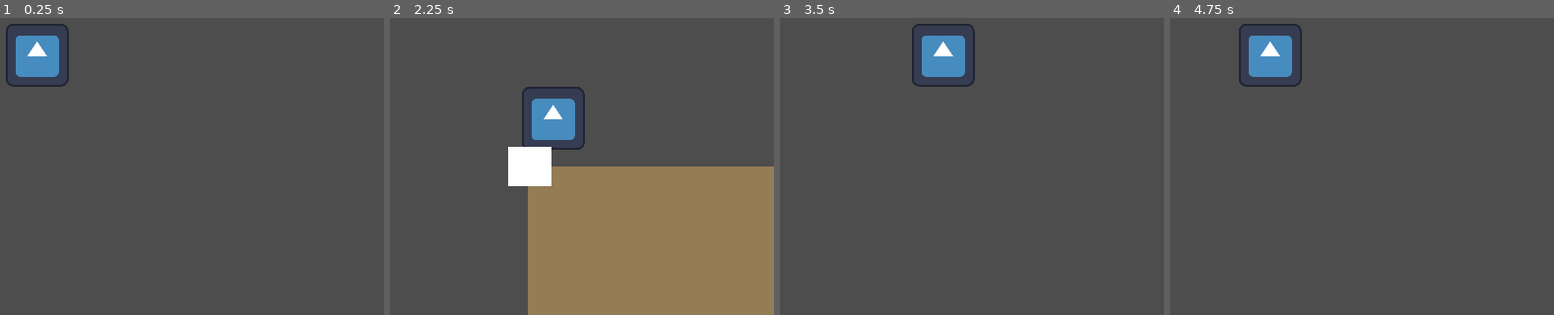
Above: before the commit, frames 1-4 (left to right).
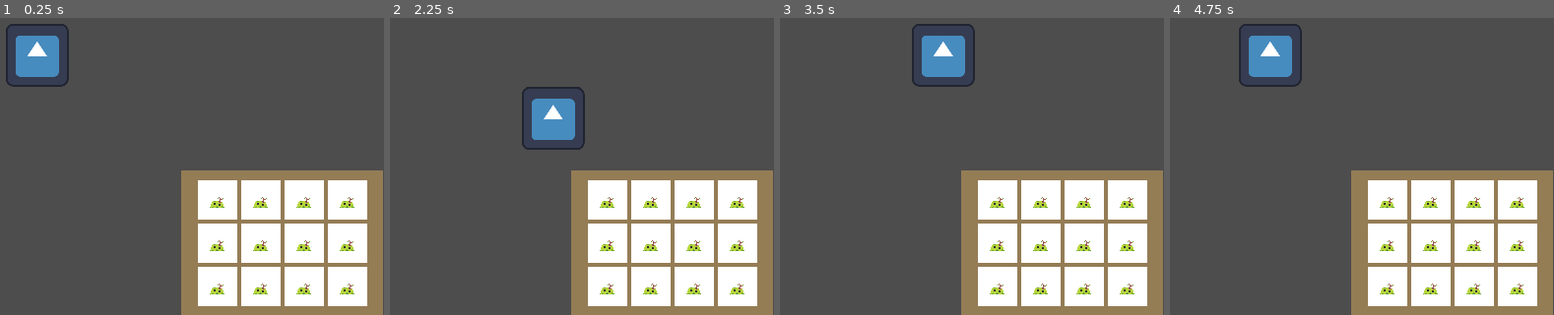
Above: after the commit, the same moments.

Repository: ZealStudio/HeroPath
Game: Godot game, scene res://Scenes/main.tscn
Same seed, same stepped clock (60 frames per second), same inputs: the game is played once before the commit and once after it. The engine's default icon, where the game draws it, is replaced by a stand-in: a white triangle on a blue panel in a dark square.
Inputs:
- Up to frame 1 (0.25 s): no input
- Up to frame 2 (2.25 s): tap Enter at 0.5, 2 s; hold Right (right) 0.53-1.28 s; hold I (i) 0.53-1.28 s; tap Space at 1.25 s; hold Down (down) 1.28-2.03 s; tap I (i) at 1.35 s; hold Right (right) from 2.03 s (still down); hold I (i) from 2.03 s (still down)
- Up to frame 3 (3.5 s): tap Space at 2.75 s; release Right (right) at 2.78 s; release I (i) at 2.78 s; hold Up (up) from 2.78 s (still down); tap I (i) at 2.85 s
- Up to frame 4 (4.75 s): tap Enter at 3.5 s; release Up (up) at 3.53 s; hold I (i) 3.53-4.28 s; hold Left (left) from 3.53 s (still down); tap Space at 4.25 s; tap I (i) at 4.35 s

The runs differ from the first frame. In frame 1, 26% of the frame differs, in the area x 47-100%, y 51-100%; in frame 2, 24%; in frame 3, 26%; in frame 4, 26%.
Error after the commit: Parse Error: Could not find type "InventoryItem" in the current scope. (res://Code/Inventory/inventory.gd:10)

Commit message:
Added insert items
in the player use inventory_name.insert(item) to insert it into the inventory

Diff:
--- a/Code/Inventory/inventory.gd
+++ b/Code/Inventory/inventory.gd
@@ -2,4 +2,18 @@
 
 class_name Inventory
 
-@export var items: Array[InventoryItem]
+signal update
+
+@export var slots: Array[InventorySlot]
+
+#when you collect item -> use this function to insert it into inventory
+func insert(item: InventoryItem):
+	var item_slots = slots.filter(func(slot): return slot.item == item)
+	if not item_slots.is_empty():
+		item_slots[0].amount += 1
+	else:
+		var empty_slots = slots.filter(func(slot): return slot.item == null)
+		if not empty_slots.is_empty():
+			empty_slots[0].item = item
+			empty_slots[0].amount = 1
+	update.emit()
--- a/Code/Inventory/inventory.tres
+++ b/Code/Inventory/inventory.tres
@@ -1,7 +1,56 @@
-[gd_resource type="Resource" script_class="Inventory" load_steps=2 format=3 uid="uid://db7h2q8j6ilt3"]
+[gd_resource type="Resource" script_class="Inventory" load_steps=15 format=3 uid="uid://db7h2q8j6ilt3"]
 
 [ext_resource type="Script" path="res://Code/Inventory/inventory.gd" id="1_emlqa"]
+[ext_resource type="Script" path="res://Code/Inventory/inventory_slots.gd" id="2_0jcji"]
+
+[sub_resource type="Resource" id="Resource_sxuap"]
+script = ExtResource("2_0jcji")
+amount = 0
+
+[sub_resource type="Resource" id="Resource_yejye"]
+script = ExtResource("2_0jcji")
+amount = 0
+
+[sub_resource type="Resource" id="Resource_gbero"]
+script = ExtResource("2_0jcji")
+amount = 0
+
+[sub_resource type="Resource" id="Resource_l0kje"]
+script = ExtResource("2_0jcji")
+amount = 0
+
+[sub_resource type="Resource" id="Resource_lhjp0"]
+script = ExtResource("2_0jcji")
+amount = 0
+
+[sub_resource type="Resource" id="Resource_sk03x"]
+script = ExtResource("2_0jcji")
+amount = 0
+
+[sub_resource type="Resource" id="Resource_cdhre"]
+script = ExtResource("2_0jcji")
+amount = 0
+
+[sub_resource type="Resource" id="Resource_31hvw"]
+script = ExtResource("2_0jcji")
+amount = 0
+
+[sub_resource type="Resource" id="Resource_7w5ef"]
+script = ExtResource("2_0jcji")
+amount = 0
+
+[sub_resource type="Resource" id="Resource_mnmme"]
+script = ExtResource("2_0jcji")
+amount = 0
+
+[sub_resource type="Resource" id="Resource_f3nul"]
+script = ExtResource("2_0jcji")
+amount = 0
+
+[sub_resource type="Resource" id="Resource_vtooo"]
+script = ExtResource("2_0jcji")
+amount = 0
 
 [resource]
 script = ExtResource("1_emlqa")
-items = Array[Resource("res://Code/Inventory/inventory_items.gd")]([])
+slots = Array[ExtResource("2_0jcji")]([SubResource("Resource_sxuap"), SubResource("Resource_yejye"), SubResource("Resource_gbero"), SubResource("Resource_l0kje"), SubResource("Resource_lhjp0"), SubResource("Resource_sk03x"), SubResource("Resource_cdhre"), SubResource("Resource_31hvw"), SubResource("Resource_7w5ef"), SubResource("Resource_mnmme"), SubResource("Resource_f3nul"), SubResource("Resource_vtooo")])
--- a/Code/Inventory/inventory_UI.gd
+++ b/Code/Inventory/inventory_UI.gd
@@ -1,18 +1,35 @@
 extends Control
 
+@export var grid_container: GridContainer
+
+@onready var inv: Inventory = preload("res://Code/Inventory/inventory.tres")
+@onready var slots: Array = grid_container.get_children()
+
 var bIsOpen: bool = false
-# Called when the node enters the scene tree for the first time.
+
+#for testing insert inventory
+@export var test_item: InventoryItem
 func _ready():
+	#for testing insert inventory
+	inv.insert(test_item)
+	#inv.insert(test_item)
+	inv.connect("update", update_slots)
+	update_slots()
 	close()
 
 
-# Called every frame. 'delta' is the elapsed time since the previous frame.
 func _input(event):
+	#opens inventory
 	if event.is_action_pressed("i"):
 		if bIsOpen:
 			close()
 		else:
 			open()
+
+
+func update_slots():
+	for i in range(min(inv.slots.size(), slots.size())):
+		slots[i].update(inv.slots[i])
 
 
 func open():
--- a/Code/Inventory/inventory_UI.tscn
+++ b/Code/Inventory/inventory_UI.tscn
@@ -3,44 +3,76 @@
 [ext_resource type="Script" path="res://Code/Inventory/inventory_UI.gd" id="1_rxfxn"]
 [ext_resource type="PackedScene" uid="uid://d1pjmndfn7rmj" path="res://Code/Inventory/inventory_slots.tscn" id="2_4jdqv"]
 
-[node name="InventoryUi" type="Control"]
+[node name="InventoryUi" type="Control" node_paths=PackedStringArray("grid_container")]
 layout_mode = 3
 anchors_preset = 8
 anchor_left = 0.5
 anchor_top = 0.5
 anchor_right = 0.5
 anchor_bottom = 0.5
-offset_left = -257.0
-offset_top = -158.0
-offset_right = 257.0
-offset_bottom = 158.0
+offset_left = -102.5
+offset_top = -74.0
+offset_right = 102.5
+offset_bottom = 74.0
 grow_horizontal = 2
 grow_vertical = 2
 script = ExtResource("1_rxfxn")
+grid_container = NodePath("BG/ItemGridContainer")
+metadata/_edit_group_ = true
 
-[node name="ColorRect" type="ColorRect" parent="."]
+[node name="BG" type="ColorRect" parent="."]
+layout_mode = 1
+offset_right = 205.0
+offset_bottom = 148.0
+color = Color(0.8, 0.631373, 0.360784, 0.560784)
+
+[node name="ItemGridContainer" type="GridContainer" parent="BG"]
 layout_mode = 1
 anchors_preset = 8
 anchor_left = 0.5
 anchor_top = 0.5
 anchor_right = 0.5
 anchor_bottom = 0.5
-offset_left = -250.0
-offset_top = -150.0
-offset_right = 250.0
-offset_bottom = 150.0
+offset_left = -86.0
+offset_top = -64.0
+offset_right = 86.0
+offset_bottom = 64.0
 grow_horizontal = 2
 grow_vertical = 2
-color = Color(0.8, 0.631373, 0.360784, 0.560784)
-
-[node name="GridContainer" type="GridContainer" parent="ColorRect"]
-layout_mode = 0
-offset_right = 499.0
-offset_bottom = 298.0
 columns = 4
 
-[node name="InventorySlots" parent="ColorRect/GridContainer" instance=ExtResource("2_4jdqv")]
+[node name="InventorySlots" parent="BG/ItemGridContainer" instance=ExtResource("2_4jdqv")]
 layout_mode = 2
 
-[node name="InventorySlots2" parent="ColorRect/GridContainer" instance=ExtResource("2_4jdqv")]
+[node name="InventorySlots2" parent="BG/ItemGridContainer" instance=ExtResource("2_4jdqv")]
 layout_mode = 2
+
+[node name="InventorySlots3" parent="BG/ItemGridContainer" instance=ExtResource("2_4jdqv")]
+layout_mode = 2
+
+[node name="InventorySlots4" parent="BG/ItemGridContainer" instance=ExtResource("2_4jdqv")]
+layout_mode = 2
+
+[node name="InventorySlots5" parent="BG/ItemGridContainer" instance=ExtResource("2_4jdqv")]
+layout_mode = 2
+
+[node name="InventorySlots6" parent="BG/ItemGridContainer" instance=ExtResource("2_4jdqv")]
+layout_mode = 2
+
+[node name="InventorySlots7" parent="BG/ItemGridContainer" instance=ExtResource("2_4jdqv")]
+layout_mode = 2
+
+[node name="InventorySlots8" parent="BG/ItemGridContainer" instance=ExtResource("2_4jdqv")]
+layout_mode = 2
+
+[node name="InventorySlots9" parent="BG/ItemGridContainer" instance=ExtResource("2_4jdqv")]
+layout_mode = 2
+
+[node name="InventorySlots10" parent="BG/ItemGridContainer" instance=ExtResource("2_4jdqv")]
+layout_mode = 2
+
+[node name="InventorySlots11" parent="BG/ItemGridContainer" instance=ExtResource("2_4jdqv")]
+layout_mode = 2
+
+[node name="InventorySlots12" parent="BG/ItemGridContainer" instance=ExtResource("2_4jdqv")]
+layout_mode = 2
--- /dev/null
+++ b/Code/Inventory/inventory_UI_slots.gd
@@ -0,0 +1,15 @@
+extends Panel
+
+@export var item_visual: Sprite2D
+@export var amount_text: Label
+
+func update(slot: InventorySlot):
+	if not slot.item:
+		item_visual.visible = false
+		amount_text.visible = false
+	else:
+		item_visual.visible = true
+		item_visual.texture = slot.item.texture
+		if slot.amount > 1:
+			amount_text.visible = true
+		amount_text.text = str(slot.amount)
--- /dev/null
+++ b/Code/Inventory/inventory_slots.gd
@@ -0,0 +1,6 @@
+extends Resource
+
+class_name InventorySlot
+
+@export var item: InventoryItem
+@export var amount: int
--- a/Code/Inventory/inventory_slots.tscn
+++ b/Code/Inventory/inventory_slots.tscn
@@ -1,8 +1,15 @@
-[gd_scene format=3 uid="uid://d1pjmndfn7rmj"]
+[gd_scene load_steps=3 format=3 uid="uid://d1pjmndfn7rmj"]
 
-[node name="InventorySlots" type="Panel"]
+[ext_resource type="Script" path="res://Code/Inventory/inventory_UI_slots.gd" id="1_v1x2x"]
+[ext_resource type="Texture2D" uid="uid://b6u7nr7fgt277" path="res://Art/enemy/Slime.png" id="2_xkfjo"]
+
+[node name="InventorySlots" type="Panel" node_paths=PackedStringArray("item_visual", "amount_text")]
+custom_minimum_size = Vector2(40, 40)
 offset_right = 40.0
 offset_bottom = 40.0
+script = ExtResource("1_v1x2x")
+item_visual = NodePath("CenterContainer/Panel/ItemDisplay")
+amount_text = NodePath("CenterContainer/Panel/NumberOfItem")
 
 [node name="ItemBackground" type="ColorRect" parent="."]
 layout_mode = 1
@@ -17,3 +24,26 @@
 offset_bottom = 20.0
 grow_horizontal = 2
 grow_vertical = 2
+
+[node name="CenterContainer" type="CenterContainer" parent="."]
+custom_minimum_size = Vector2(40, 40)
+layout_mode = 0
+offset_right = 40.0
+offset_bottom = 40.0
+
+[node name="Panel" type="Panel" parent="CenterContainer"]
+layout_mode = 2
+
+[node name="ItemDisplay" type="Sprite2D" parent="CenterContainer/Panel"]
+texture = ExtResource("2_xkfjo")
+
+[node name="NumberOfItem" type="Label" parent="CenterContainer/Panel"]
+visible = false
+layout_mode = 0
+offset_left = 1.0
+offset_top = 1.0
+offset_right = 20.0
+offset_bottom = 24.0
+theme_override_colors/font_color = Color(0, 0, 0, 1)
+text = "99"
+horizontal_alignment = 2
--- a/Code/Inventory/test_item.tres
+++ b/Code/Inventory/test_item.tres
@@ -1,7 +1,9 @@
-[gd_resource type="Resource" script_class="InventoryItem" load_steps=2 format=3 uid="uid://blcvolxij7oka"]
+[gd_resource type="Resource" script_class="InventoryItem" load_steps=3 format=3 uid="uid://blcvolxij7oka"]
 
 [ext_resource type="Script" path="res://Code/Inventory/inventory_items.gd" id="1_lv3oh"]
+[ext_resource type="Texture2D" uid="uid://b6u7nr7fgt277" path="res://Art/enemy/Slime.png" id="2_7wk8w"]
 
 [resource]
 script = ExtResource("1_lv3oh")
-name = ""
+name = "Testitem"
+texture = ExtResource("2_7wk8w")
--- a/Scenes/main.tscn
+++ b/Scenes/main.tscn
@@ -1,7 +1,8 @@
-[gd_scene load_steps=4 format=3 uid="uid://bbsldorqxh778"]
+[gd_scene load_steps=5 format=3 uid="uid://bbsldorqxh778"]
 
 [ext_resource type="PackedScene" uid="uid://cmlvniw5qjq4j" path="res://Scenes/player.tscn" id="1_be1nw"]
 [ext_resource type="PackedScene" uid="uid://d0y4rtv8xujqb" path="res://Code/Inventory/inventory_UI.tscn" id="2_mlpxu"]
+[ext_resource type="Resource" uid="uid://blcvolxij7oka" path="res://Code/Inventory/test_item.tres" id="3_jba2q"]
 
 [sub_resource type="RectangleShape2D" id="RectangleShape2D_bm4ej"]
 size = Vector2(146, 60)
@@ -21,7 +22,8 @@
 shape = SubResource("RectangleShape2D_bm4ej")
 
 [node name="InventoryUi" parent="." instance=ExtResource("2_mlpxu")]
-offset_left = 640.0
-offset_top = 359.0
-offset_right = 640.0
-offset_bottom = 359.0
+offset_left = 434.0
+offset_top = 213.0
+offset_right = 434.0
+offset_bottom = 213.0
+test_item = ExtResource("3_jba2q")
--- /dev/null
+++ b/icon.tscn
@@ -0,0 +1,7 @@
+[gd_scene load_steps=2 format=3 uid="uid://7cv2rp4kb2b2"]
+
+[ext_resource type="Texture2D" uid="uid://o24uoelqejrg" path="res://icon.svg" id="1_yspro"]
+
+[node name="Icon" type="Sprite2D"]
+scale = Vector2(0.25, 0.25)
+texture = ExtResource("1_yspro")
Renamed: Code/Inventory/inventory_time.tres -> Code/Inventory/inventory_item.tres
